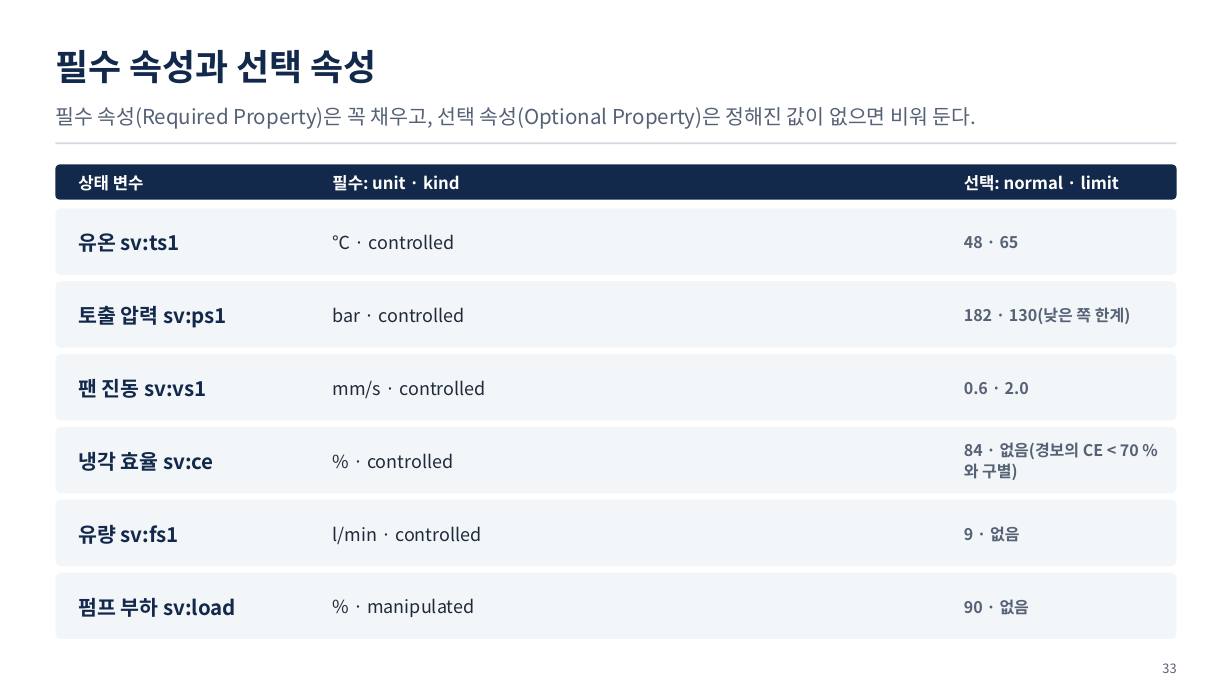
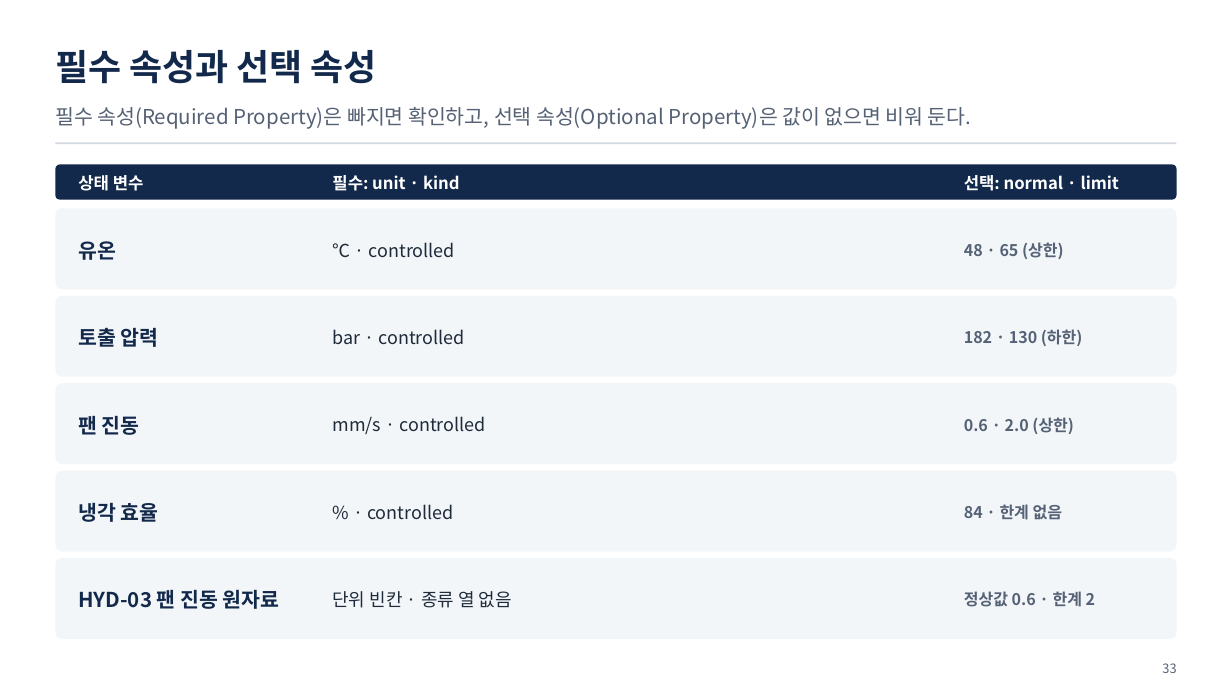
Before and after one commit to uengine-oss/hyd-iot-edu, a slide deck: slide 33 of workspace/강의제작/산출물/통합반/이론/02회차/통합반_02일차.pptx. Drawn at 1232x693 pixels with LibreOffice and Linux fonts; fonts in the diff are those of the drawing. Boxes give left, top, right and bottom in pixels: in the first picture for what was removed or moved away, otherwise in the second. Text is boxed around its words. In the diff, an @@ line names an element or a change of style, - is before the commit and + after.

Commit message:
통합반 2회차 29~36장 덱·대본과 무료 낭독 검증을 복구하고 36장 수정 위치를 인계

```diff
--- a/workspace/강의제작/산출물/통합반/이론/02회차/통합반_02일차.pptx
+++ b/workspace/강의제작/산출물/통합반/이론/02회차/통합반_02일차.pptx
@@ text at [55,107,972,129]: text changed @@
-필수 속성(Required Property)은 꼭 채우고, 선택 속성(Optional Property)은 정해진 값이 없으면 비워 둔다.
+필수 속성(Required Property)은 빠지면 확인하고, 선택 속성(Optional Property)은 값이 없으면 비워 둔다.
@@ rounded rectangle: place and size @@
-rounded rectangle at [55,208,1177,274]
+rounded rectangle at [55,208,1177,289]
@@ text "℃ · controlled": place and size @@
-text "℃ · controlled" at [332,234,455,250]
+text "℃ · controlled" at [332,242,455,258]
@@ text at [78,241,116,260]: text changed @@
-유온 sv:ts1
+유온
@@ text at [964,242,1064,259]: text changed @@
-48 · 65
+48 · 65 (상한)
@@ rounded rectangle: place and size @@
-rounded rectangle at [55,281,1177,348]
+rounded rectangle at [55,296,1177,377]
@@ text "bar · controlled": place and size @@
-text "bar · controlled" at [332,307,465,323]
+text "bar · controlled" at [332,329,465,345]
@@ text at [78,327,159,347]: text changed @@
-토출 압력 sv:ps1
+토출 압력
@@ text at [964,329,1083,346]: text changed @@
-182 · 130(낮은 쪽 한계)
+182 · 130 (하한)
@@ rounded rectangle: place and size @@
-rounded rectangle at [55,354,1177,421]
+rounded rectangle at [55,384,1177,465]
@@ text "mm/s · controlled": place and size @@
-text "mm/s · controlled" at [332,380,485,398]
+text "mm/s · controlled" at [332,416,485,434]
@@ text at [78,416,140,435]: text changed @@
-팬 진동 sv:vs1
+팬 진동
@@ text at [964,417,1074,434]: text changed @@
-0.6 · 2.0
+0.6 · 2.0 (상한)
@@ rounded rectangle: place and size @@
-rounded rectangle at [55,427,1177,494]
+rounded rectangle at [55,470,1177,552]
@@ text "% · controlled": place and size @@
-text "% · controlled" at [367,453,453,469]
+text "% · controlled" at [367,504,453,520]
@@ text at [78,502,159,522]: text changed @@
-냉각 효율 sv:ce
+냉각 효율
@@ text at [964,504,1062,520]: text changed @@
-84 · 없음(경보의 CE < 70 %와 구별)
+84 · 한계 없음
@@ rounded rectangle: place and size @@
-rounded rectangle at [55,500,1177,567]
+rounded rectangle at [55,558,1177,640]
@@ rounded rectangle removed at [55,573,1177,640] @@
@@ text at [78,589,280,609]: text changed @@
-유량 sv:fs1
+HYD-03 팬 진동 원자료
@@ text removed at [78,598,236,617] @@
-펌프 부하 sv:load
@@ text at [332,591,512,608]: text changed @@
-l/min · controlled
+단위 빈칸 · 종류 열 없음
@@ text removed at [367,598,474,617] @@
-% · manipulated
@@ text at [964,591,1095,607]: text changed @@
-9 · 없음
+정상값 0.6 · 한계 2
@@ text removed at [964,599,1029,614] @@
-90 · 없음
```
Also in this commit, not shown: 7 other slides changed, 19 other files.
